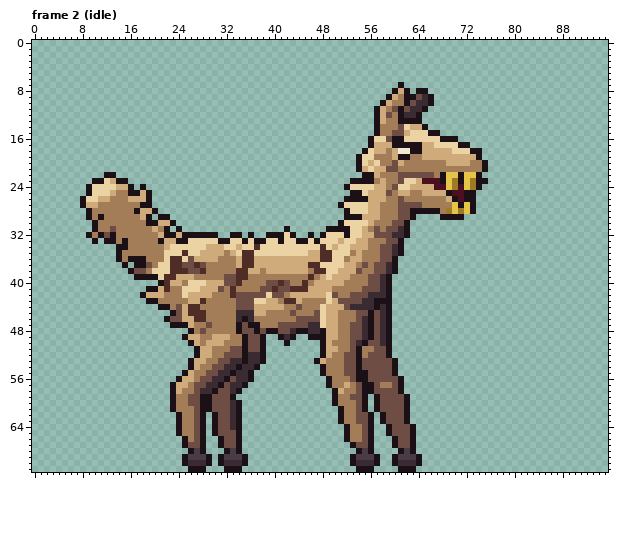
Pixel-art file -- assets/source/characters/llama/llama-01.ase. Above, as it was before the edit.
96x72 pixels, 17 frames. Shown: frame 2 (idle). The commit also changed other frames, which this record leaves out.
After:
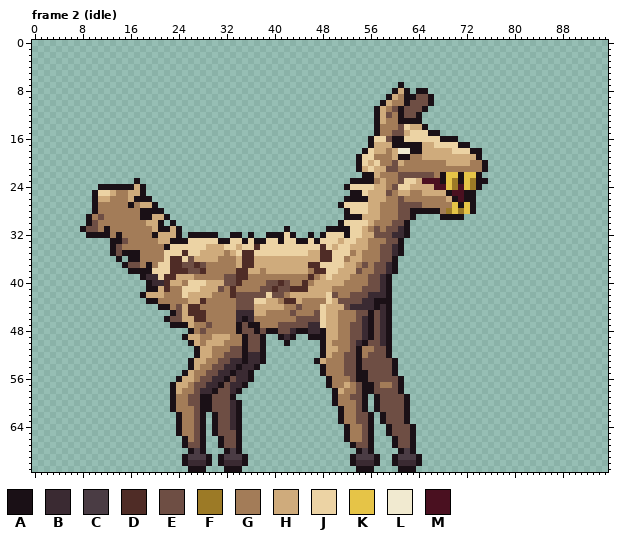
Palette (. is transparent): A #1a1016  B #3a2a32  C #4a3c44  D #4f2c26  E #6e4e44  F #9c7a26  G #a37c58  H #cfab7c  J #ecd3a4  K #e6c447  L #f1ead0  M #4a1020
What changed:
Frame 2 (idle):
The author put colour A in row 23 at x 17; in row 27 at x 20; in row 28 at x 21; in row 30 at x 9; in row 31 at x 8; in rows 34 to 35 at x 13.
The author put colour A in row 40 at x 19.
Colour E becomes colour A in row 32 at x 12; in row 37 at x 19; in row 38 at x 17 to 18.
Colour G becomes colour A in row 27 at x 16; in row 28 at x 10; in row 31 at x 12 and 21; in row 32 at x 10, 14 and 20; in row 33 at x 14; in row 35 at x 15 to 17.
Colour G becomes colour A in row 38 at x 19.
Colour H becomes colour A in row 24 at x 14 to 15; in row 25 at x 18; in row 26 at x 17 to 18; in row 27 at x 10; in row 28 at x 18 to 19; in row 29 at x 18.
Colour H becomes colour A in row 30 at x 21; in row 32 at x 24; in row 33 at x 23; in row 34 at x 22.
Colour J becomes colour A in row 24 at x 11 to 13; in rows 25 to 26 at x 10.
The author put colour B in row 40 at x 20.
Colour A becomes colour B in row 39 at x 19 to 20; in row 40 at x 21.
The author put colour E in row 31 at x 9; in row 37 at x 16.
Colour A becomes colour E in row 29 at x 11; in rows 30 to 31 at x 10; in row 33 at x 15; in rows 34 to 35 at x 14; in row 37 at x 17.
Colour B becomes colour E in row 9 at x 65; in row 10 at x 64 to 65; in row 11 at x 63 to 64; in row 12 at x 62 to 63.
Colour A becomes colour G in row 28 at x 17; in row 32 at x 13; in row 34 at x 15; in rows 36 to 37 at x 18.
Colour E becomes colour G in row 31 at x 13.
The author put colour H in row 24 at x 17; in row 29 at x 20; in row 31 at x 23.
Colour A becomes colour H in row 25 at x 16 to 17; in row 27 at x 18 to 19; in row 29 at x 21; in row 30 at x 19 to 20; in row 32 at x 22 to 23; in row 33 at x 21.
The edit erases colour A in row 22 at x 12 to 13; in row 23 at x 10 to 11 and 14 to 15; in row 24 at x 9; in row 25 at x 9 and 19; in rows 26 to 27 at x 8; in row 28 at x 9.
The edit erases colour A in row 32 at x 25; in row 33 at x 10 and 12; in row 39 at x 17.
The edit erases colour G in row 36 at x 15.
The edit erases colour H in row 23 at x 13; in row 27 at x 9; in row 30 at x 22.
The edit erases colour J in row 23 at x 12; in row 24 at x 10; in row 26 at x 9.
